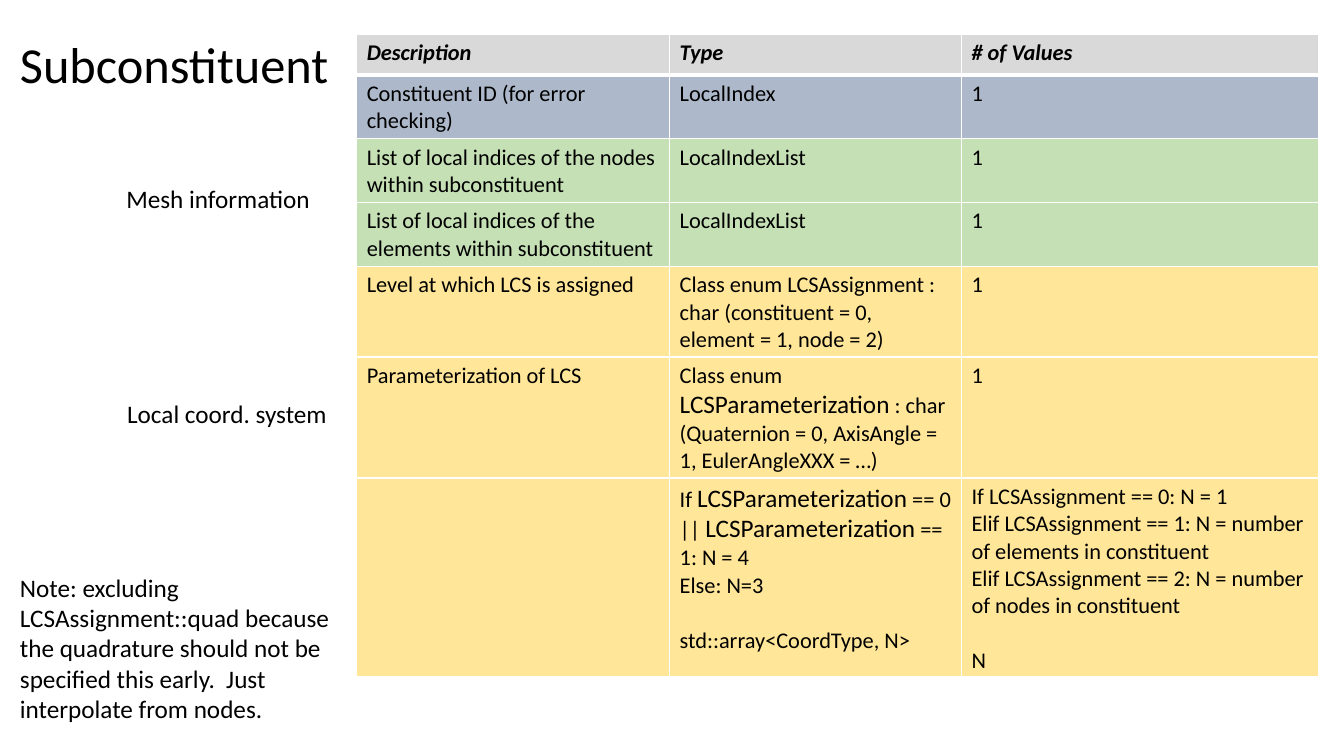
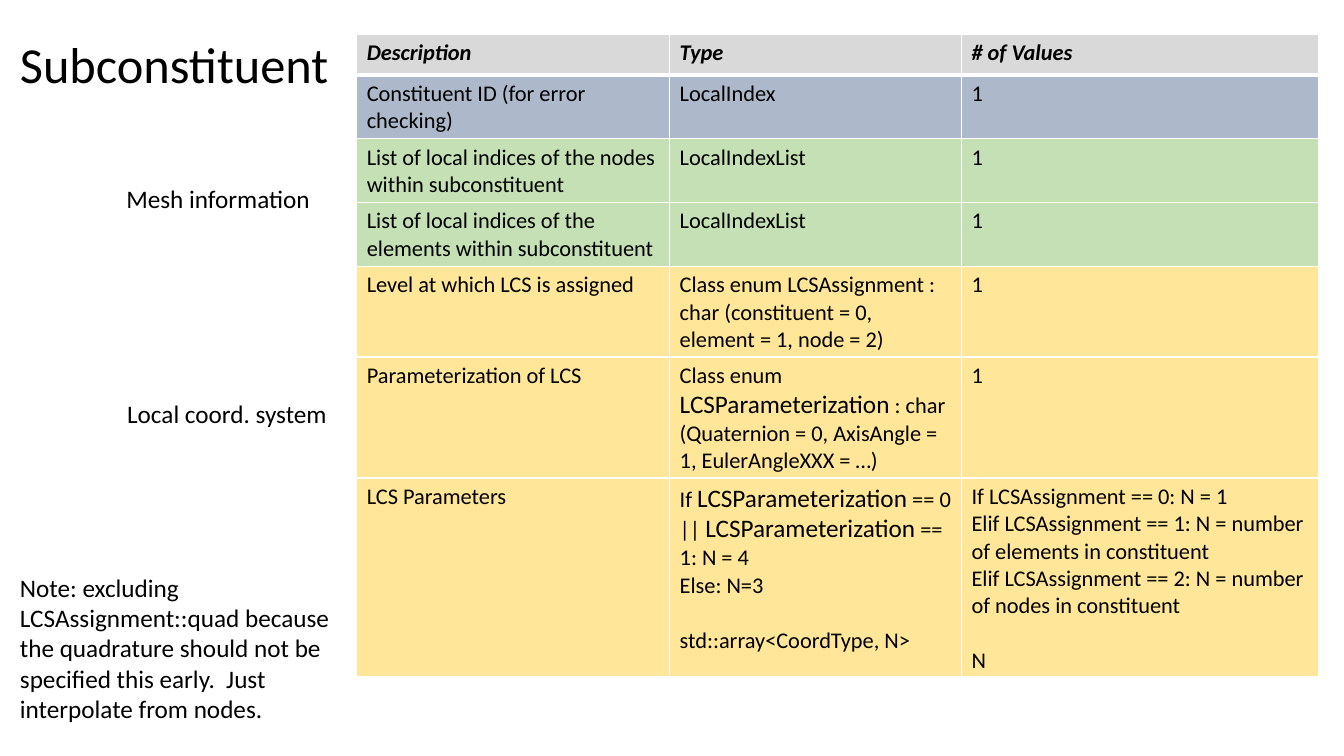
Before and after one commit to afrl/sheff-fea-io, a slide deck: slide 15 of docs/FormatSpecification.pptx. Drawn at 1344x756 pixels with LibreOffice and Linux fonts; fonts in the diff are those of the drawing. Boxes give left, top, right and bottom in pixels: in the first picture for what was removed or moved away, otherwise in the second. Text is boxed around its words. In the diff, an @@ line names an element or a change of style, - is before the commit and + after.

```diff
--- a/docs/FormatSpecification.pptx
+++ b/docs/FormatSpecification.pptx
@@ table at bbox=[357, 34, 1319, 677] @@
-row 7, column 1: 
+row 7, column 1: LCS Parameters
```
Also in this commit, not shown: 2 other slides changed, 5 other files.
